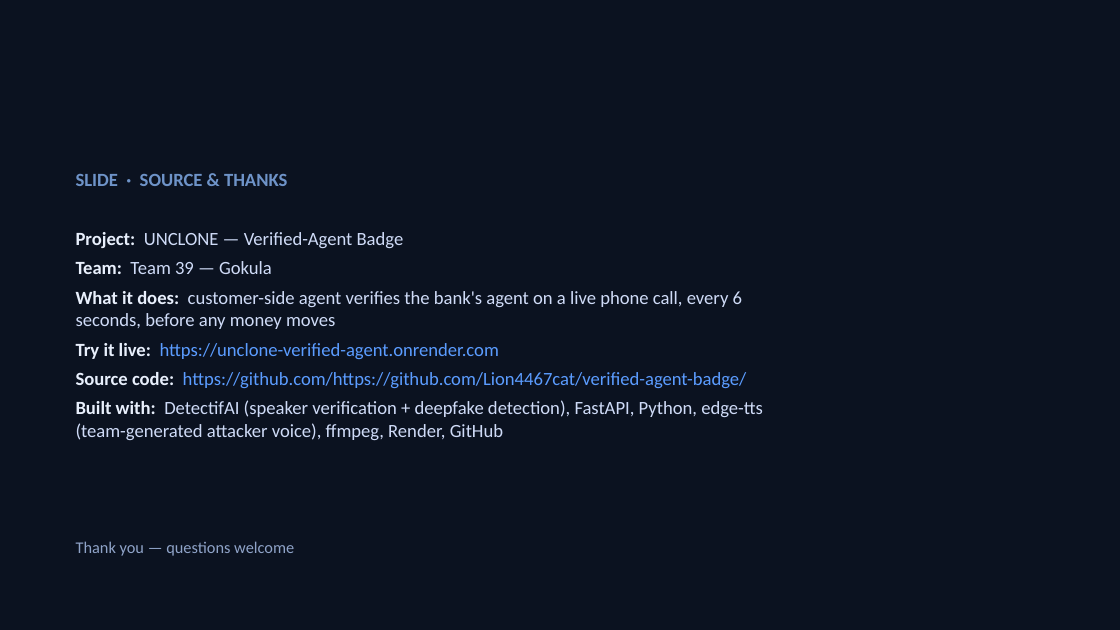
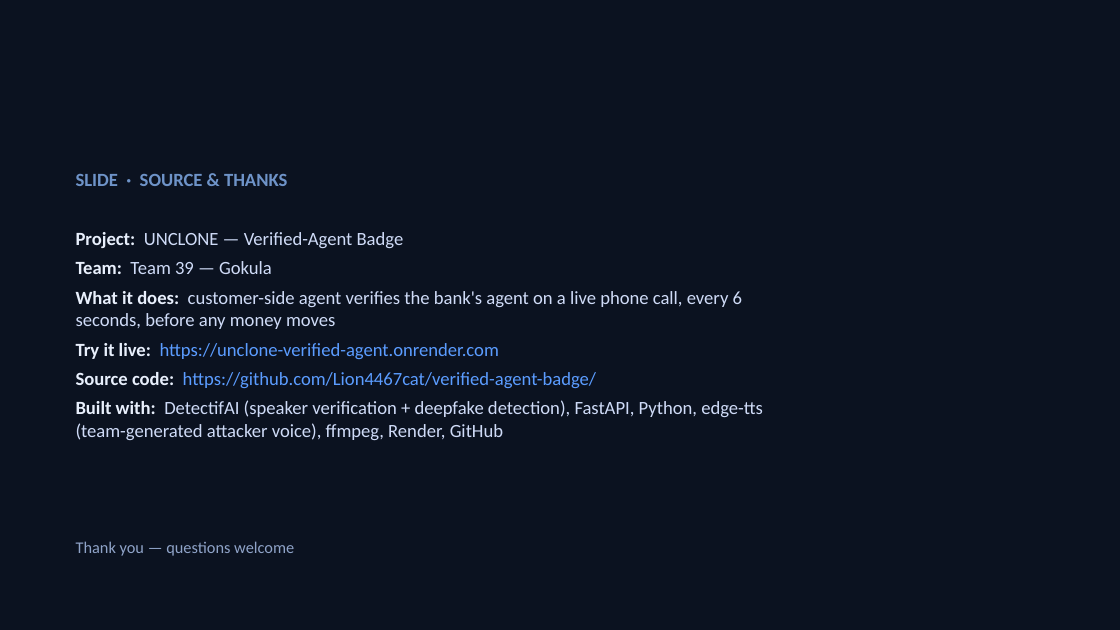
Before and after one commit to Lion4467cat/verified-agent-badge, a slide deck: slide 14 of Team-39-Gokula-verified-agent-badge.pptx (slide 13 before the commit). Drawn at 1120x630 pixels with LibreOffice and Linux fonts; fonts in the diff are those of the drawing. Boxes give left, top, right and bottom in pixels: in the first picture for what was removed or moved away, otherwise in the second. Text is boxed around its words. In the diff, an @@ line names an element or a change of style, - is before the commit and + after.

```diff
--- a/Team-39-Gokula-verified-agent-badge.pptx
+++ b/Team-39-Gokula-verified-agent-badge.pptx
@@ text at <box>76,372,596,388</box>: text changed @@
-Source code: https://github.com/https://github.com/Lion4467cat/verified-agent-badge/
+Source code: https://github.com/Lion4467cat/verified-agent-badge/
```
Also in this commit, not shown: 12 other slides changed, 1 slide added, 27 other files.
